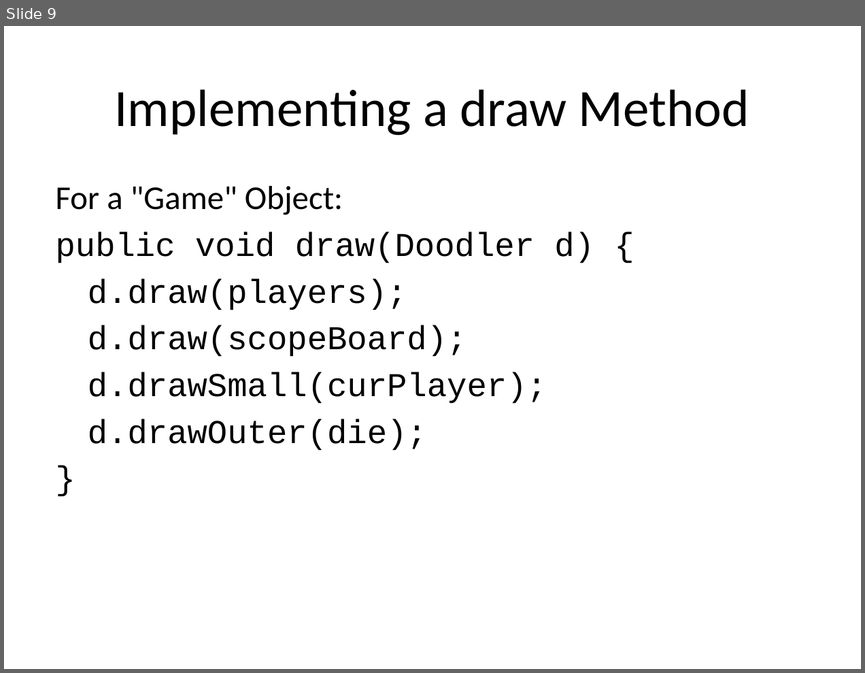
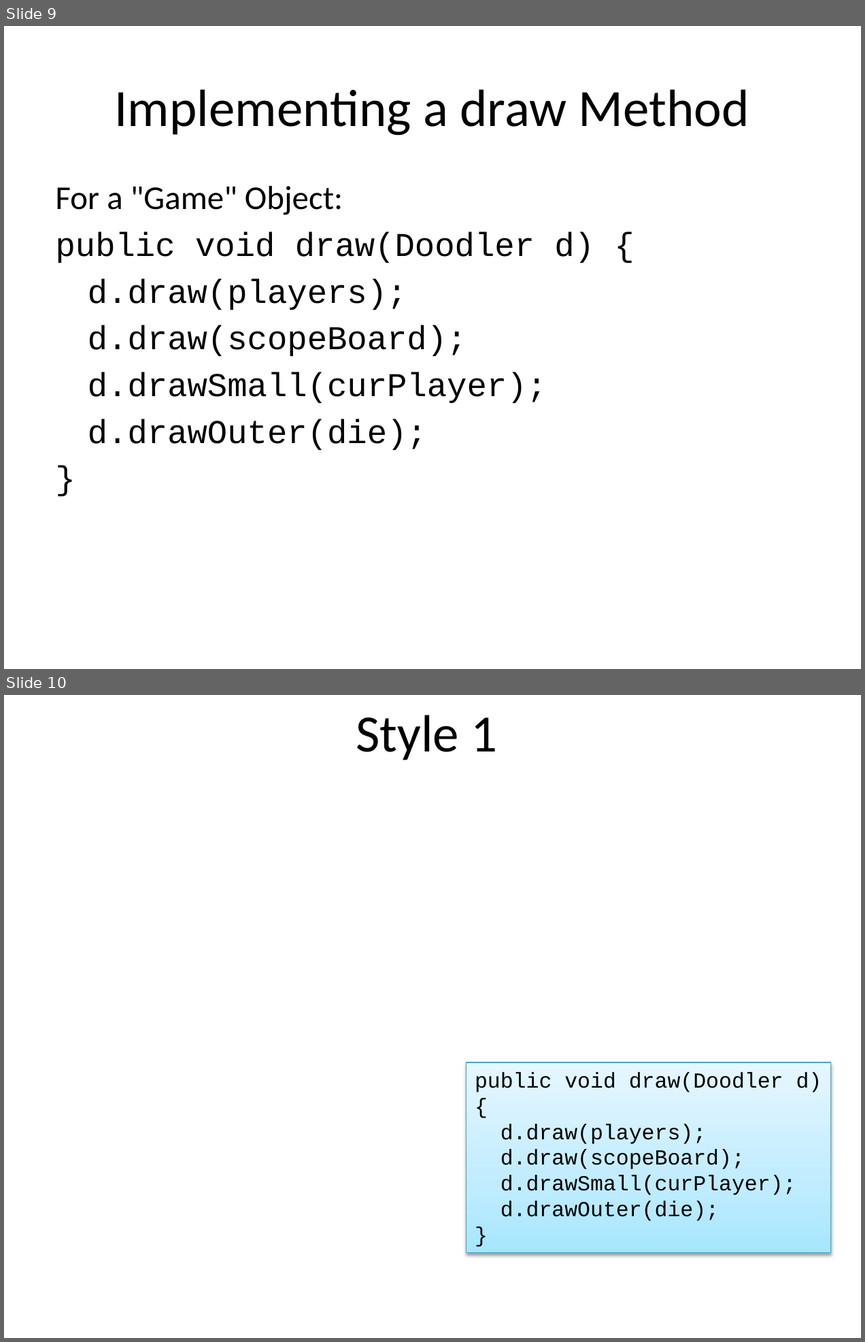
Before and after one commit to CedricReichenbach/DoodleDebug, a slide deck: presentation/Visualizing Objects in Java.pptx. Shown one above the other, each under a label of ours: slide 9 before the commit, slides 9 and 10 after it. The pictures are 865x673 and 865x1342 pixels, drawn with LibreOffice and Linux fonts; fonts in the diff are those of the drawing; background and template pictures are left out. Boxes give left, top, right and bottom in pixels: in the first picture for what was removed or moved away, otherwise in the second. Text is boxed around its words. In the diff, an @@ line names an element or a change of style, - is before the commit and + after.

```diff
--- a/presentation/Visualizing Objects in Java.pptx
+++ b/presentation/Visualizing Objects in Java.pptx
@@ slide 10 added at bbox=[4, 695, 861, 1338], background picture (left out) @@
@@ title added at bbox=[356, 715, 497, 760], 44 pt, text #000000 @@
+Style 1
@@ rectangle added at bbox=[466, 1062, 830, 1252], fill gradient #A7E6FF to #C1EDFF to #E7F8FF, outline #46AAC5 0.75 pt, 18 pt, text #000000 @@
+public void draw(Doodler d) {
+d.draw(players);
+d.draw(scopeBoard);
+d.drawSmall(curPlayer);
+d.drawOuter(die);
+}
```
Also in this commit, not shown: 2 slides changed, 5 other slides added, 7 slides removed, 2 other files.
